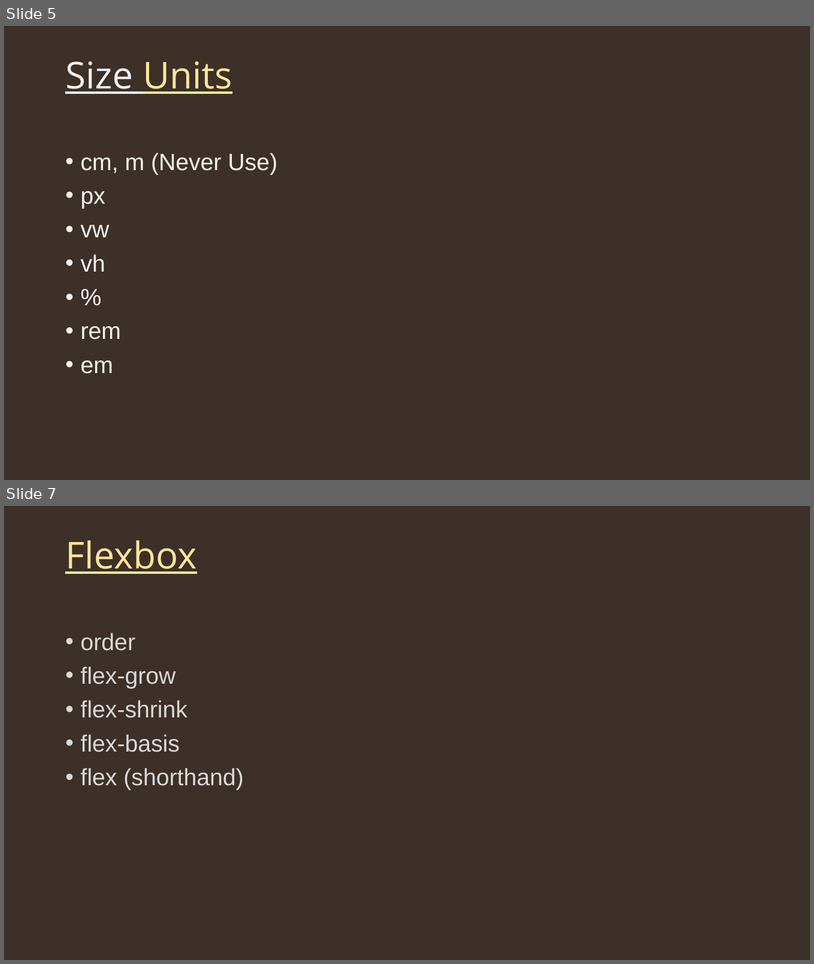
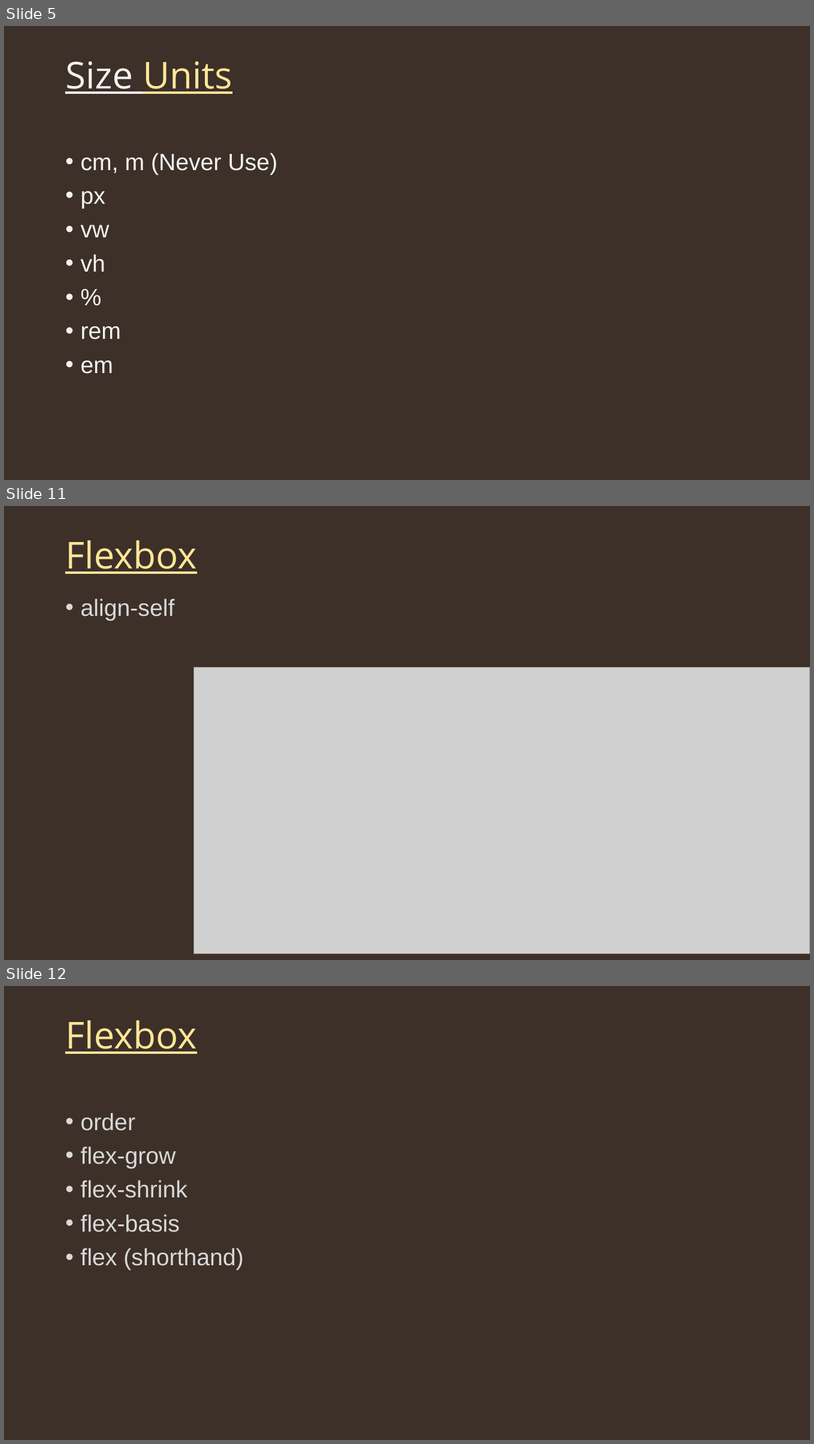
Before and after one commit to Bijit-Mondal/Web-Dev-Tutorial, a slide deck: 003CSS.pptx. Shown one above the other, each under a label of ours: slides 5 and 7 before the commit, slides 5, 11 and 12 after it; the slides between them are not shown. The pictures are 814x964 and 814x1444 pixels, drawn with LibreOffice and Linux fonts; fonts in the diff are those of the drawing; grey boxes stand for pictures. Boxes give left, top, right and bottom in pixels: in the first picture for what was removed or moved away, otherwise in the second. Text is boxed around its words. In the diff, an @@ line names an element or a change of style, - is before the commit and + after.

```diff
--- a/003CSS.pptx
+++ b/003CSS.pptx
@@ slide 11 added at box(4, 506, 810, 960), background #3D3028 @@
@@ title added at box(65, 540, 197, 574), 44 pt, text #FFE699, underline @@
+Flexbox
@@ text added at box(81, 598, 175, 621), 28 pt, text #D9D9D9 @@
+• align-self
@@ picture added at box(194, 667, 810, 953) @@
@@ what was slide 7 is now slide 12 @@
```
Also in this commit, not shown: 1 slide changed, 6 other slides added.
